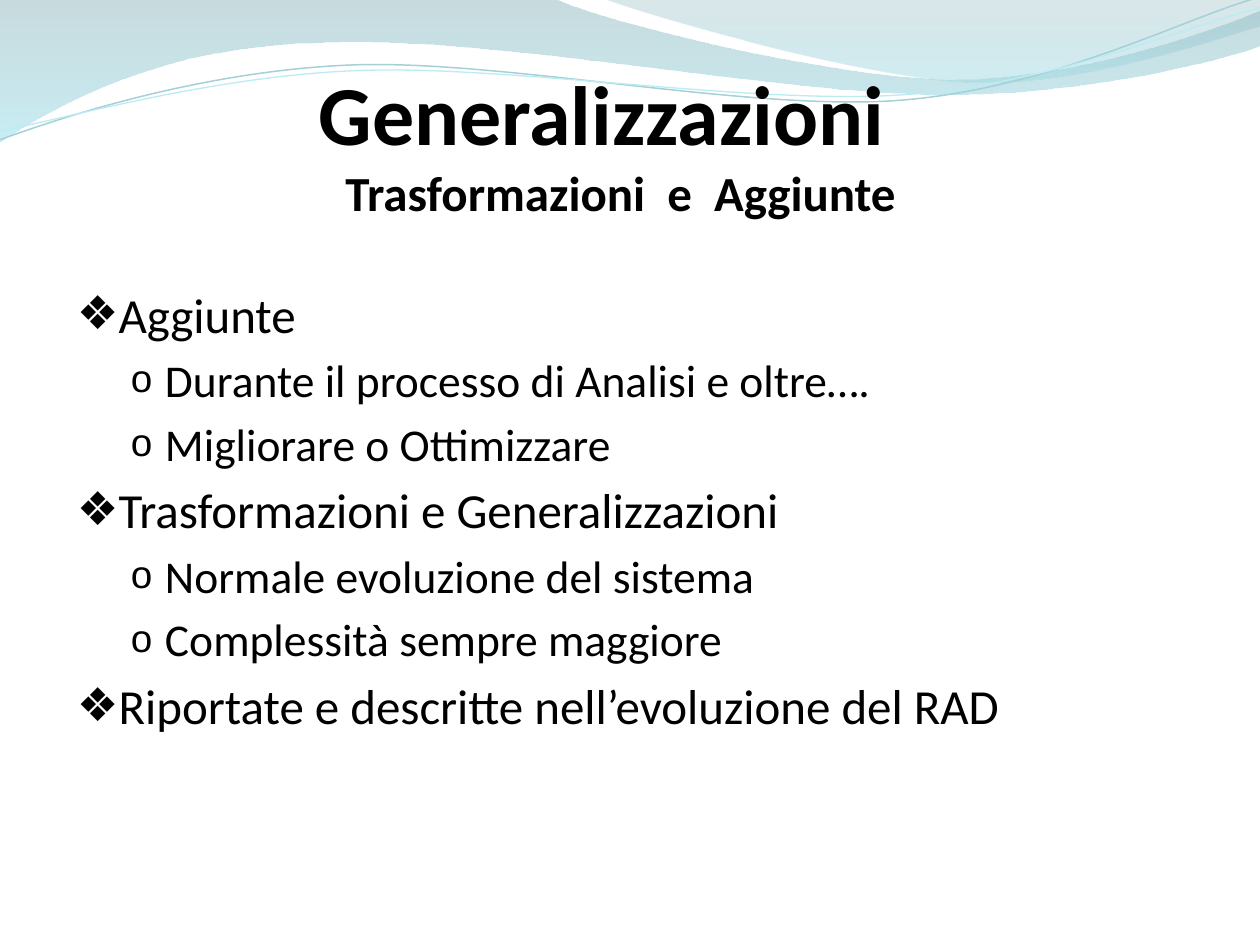
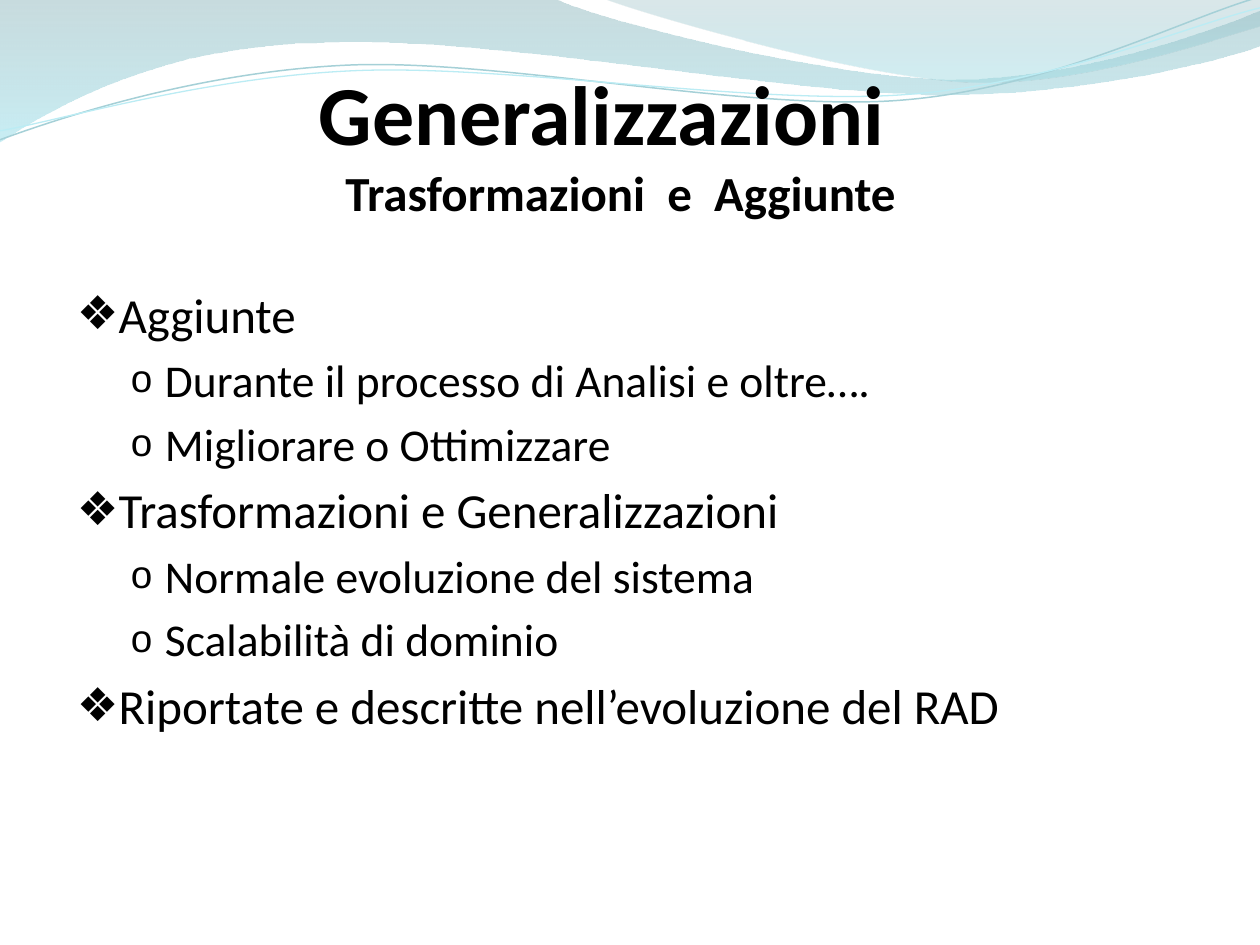
Before and after one commit to ammirate/at-silo, a slide deck: slide 13 of Presentazione/Atsilo1/[BOZZA] Atsilo_A_PresentazioneFinale copia.pptx. Drawn at 1260x945 pixels with LibreOffice and Linux fonts; fonts in the diff are those of the drawing. Boxes give left, top, right and bottom in pixels: in the first picture for what was removed or moved away, otherwise in the second. Text is boxed around its words. In the diff, an @@ line names an element or a change of style, - is before the commit and + after.

```diff
--- a/Presentazione/Atsilo1/[BOZZA] Atsilo_A_PresentazioneFinale copia.pptx
+++ b/Presentazione/Atsilo1/[BOZZA] Atsilo_A_PresentazioneFinale copia.pptx
@@ text at (165, 624, 558, 657): text changed @@
-  o Complessità sempre maggiore
+  o Scalabilità di dominio
```
Also in this commit, not shown: 10 other slides changed, 3 slides removed.
